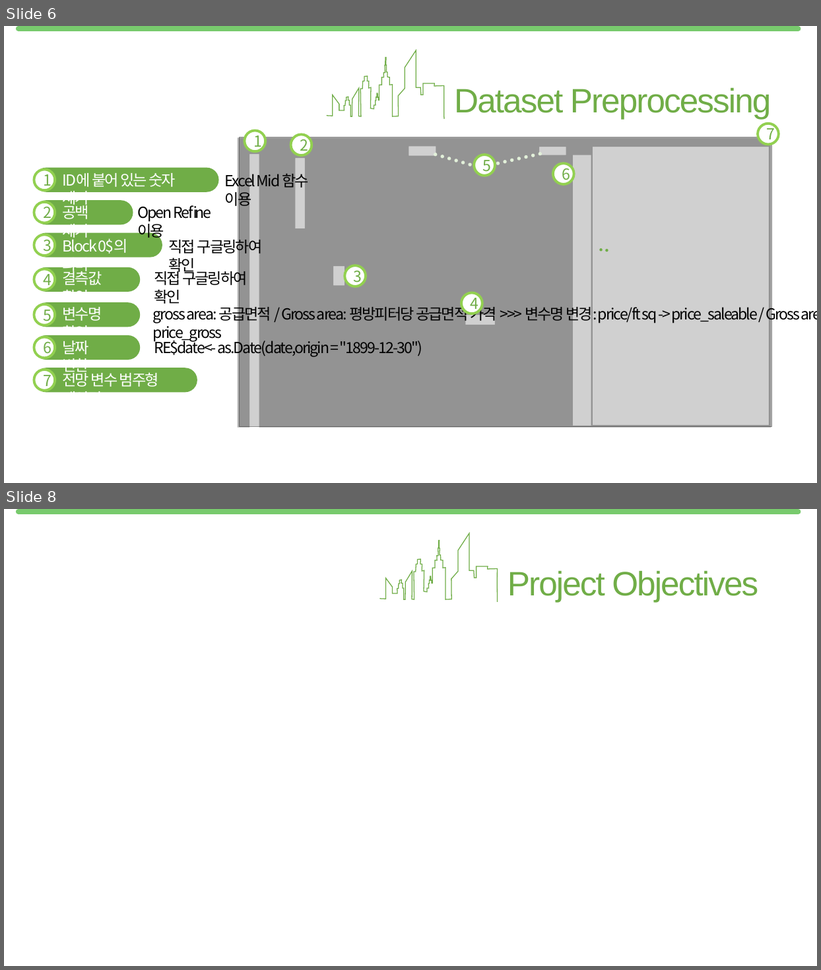
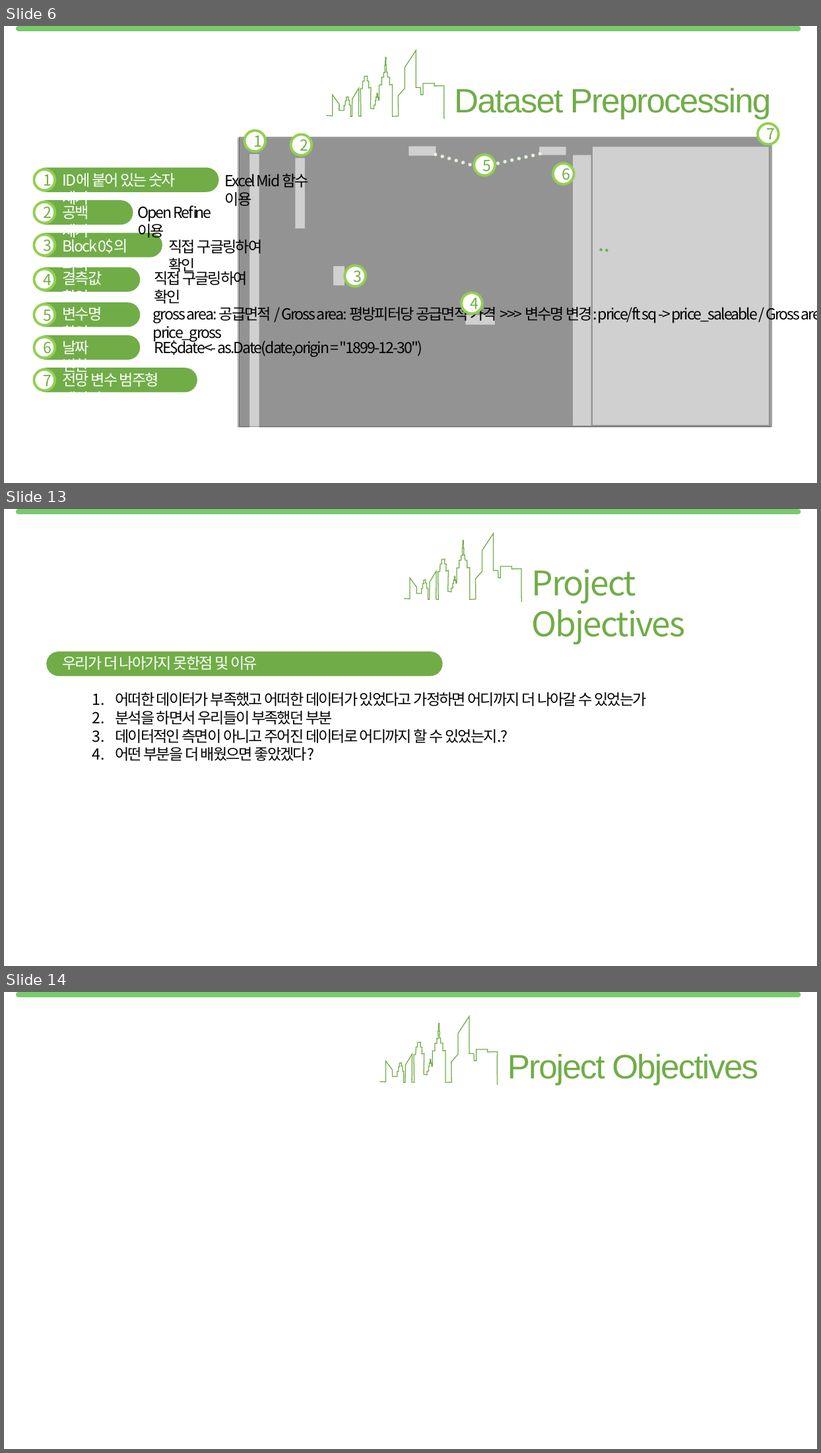
Before and after one commit to jyalways7/hk_realestate, a slide deck: 170128_HKRE_Mid_Report.pptx. Shown one above the other, each under a label of ours: slides 6 and 8 before the commit, slides 6, 13 and 14 after it; the slides between them are not shown. The pictures are 821x970 and 821x1453 pixels, drawn with LibreOffice and Linux fonts; fonts in the diff are those of the drawing; grey boxes stand for pictures. Boxes give left, top, right and bottom in pixels: in the first picture for what was removed or moved away, otherwise in the second. Text is boxed around its words. In the diff, an @@ line names an element or a change of style, - is before the commit and + after.

```diff
--- a/170128_HKRE_Mid_Report.pptx
+++ b/170128_HKRE_Mid_Report.pptx
@@ slide 13 added at [4, 509, 817, 966], background #FFFFFF; not listed: 1 template element that a slide beside it also shows @@
@@ freeform shape added at [404, 533, 522, 601], outline #70AD47 1 pt @@
@@ text added at [532, 569, 686, 645], 40 pt, text #70AD47 @@
+Project Objectives
@@ rounded rectangle added at [47, 652, 443, 676], fill #70AD47 @@
@@ text added at [63, 656, 257, 670], 18 pt, text #FFFFFF @@
+우리가 더 나아가지 못한점 및 이유
@@ text added at [115, 692, 647, 761], 18 pt, text #000000 @@
+1. 어떠한 데이터가 부족했고 어떠한 데이터가 있었다고 가정하면 어디까지 더 나아갈 수 있었는가
+2. 분석을 하면서 우리들이 부족했던 부분
+3. 데이터적인 측면이 아니고 주어진 데이터로 어디까지 할 수 있었는지.?
+4. 어떤 부분을 더 배웠으면 좋았겠다?
@@ what was slide 8 is now slide 14 @@
```
Also in this commit, not shown: 1 slide changed, 6 other slides added, 1 slide removed.
